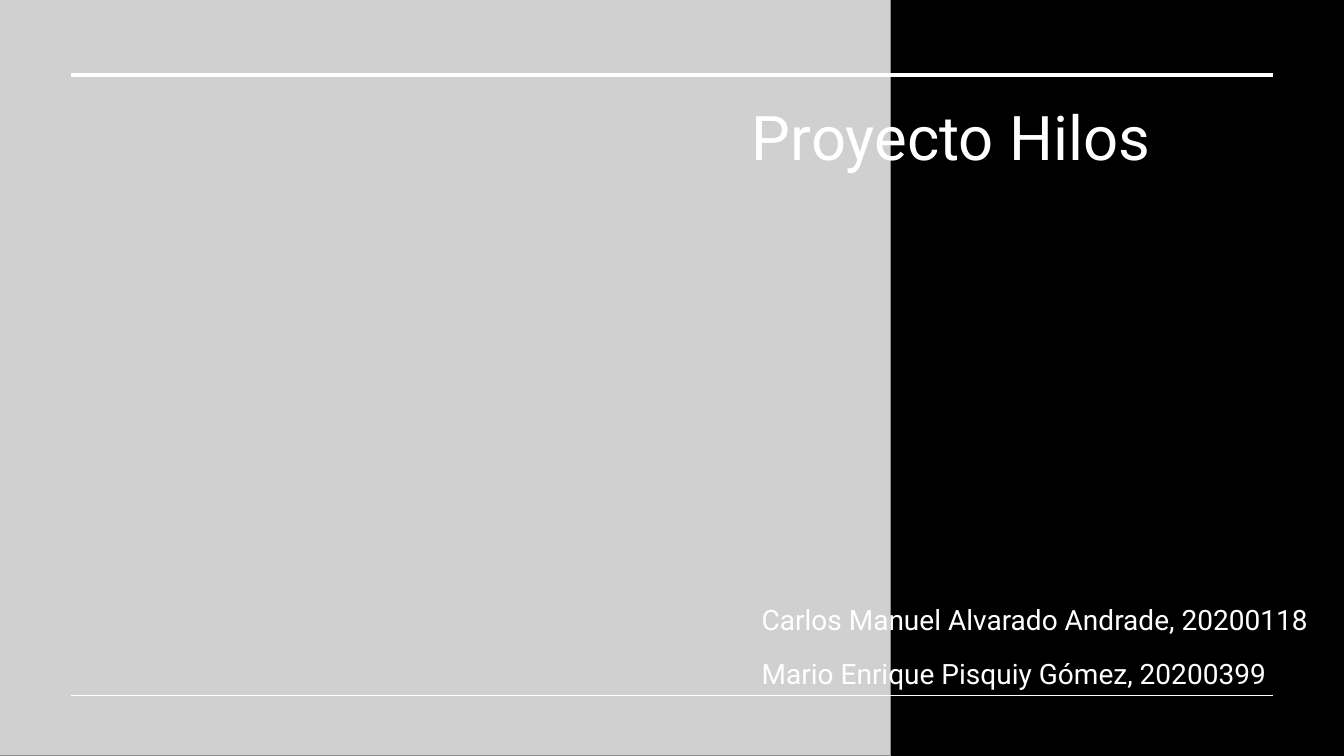
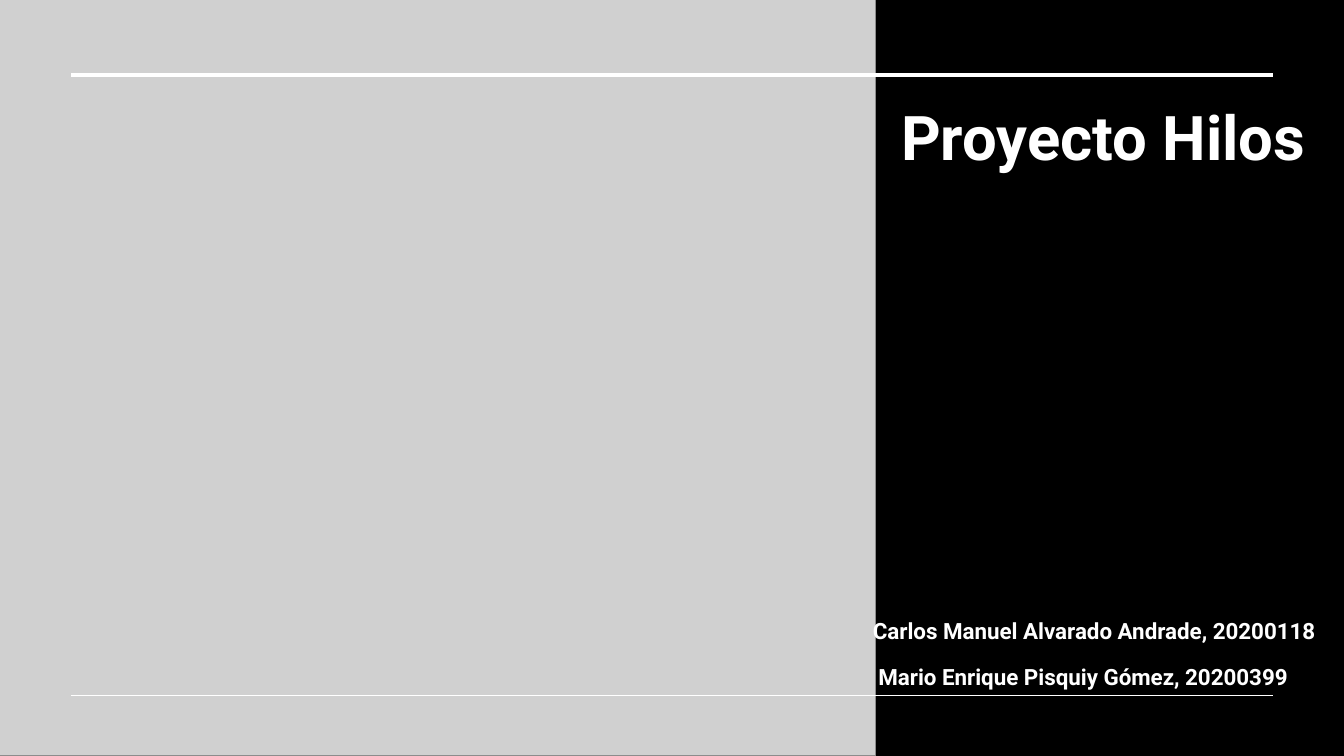
Before and after one commit to mp4402/proyecto-Threads, a slide deck: slide 1 of Presentacion_Resultados.pptx. Drawn at 1344x756 pixels with LibreOffice and Linux fonts; fonts in the diff are those of the drawing; grey boxes stand for pictures. Boxes give left, top, right and bottom in pixels: in the first picture for what was removed or moved away, otherwise in the second. Text is boxed around its words. In the diff, an @@ line names an element or a change of style, - is before the commit and + after.

```diff
--- a/Presentacion_Resultados.pptx
+++ b/Presentacion_Resultados.pptx
@@ picture: place and size @@
-picture at (0,0,891,756)
+picture at (0,0,875,756)
@@ title "Proyecto Hilos": place and size @@
-title "Proyecto Hilos" at (752,104,1150,175)
+title "Proyecto Hilos" at (901,113,1306,173)
@@ title "Proyecto Hilos" at (901,113,1306,173): bold on @@
@@ subtitle "Carlos Manuel Alvarado Andrade, 20200118" at (873,618,1315,690): size 20 to 16 pt, bold on; alignment left to justified @@
```
Also in this commit, not shown: 4 other slides changed, 1 other file.
